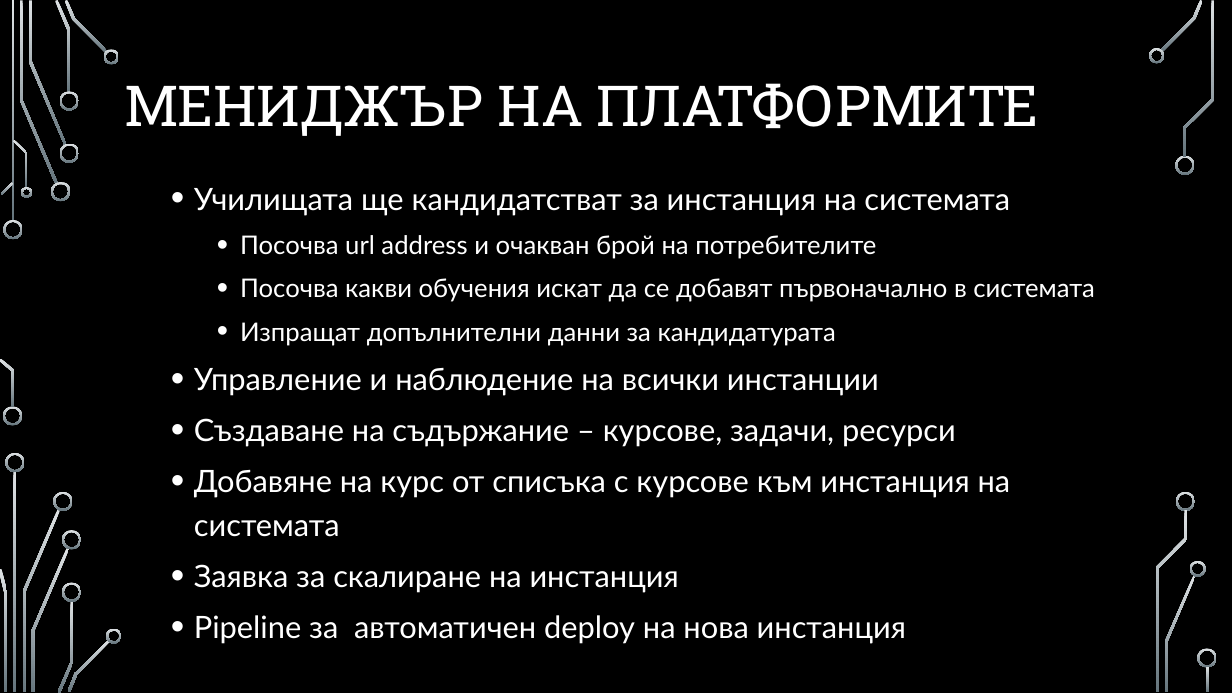
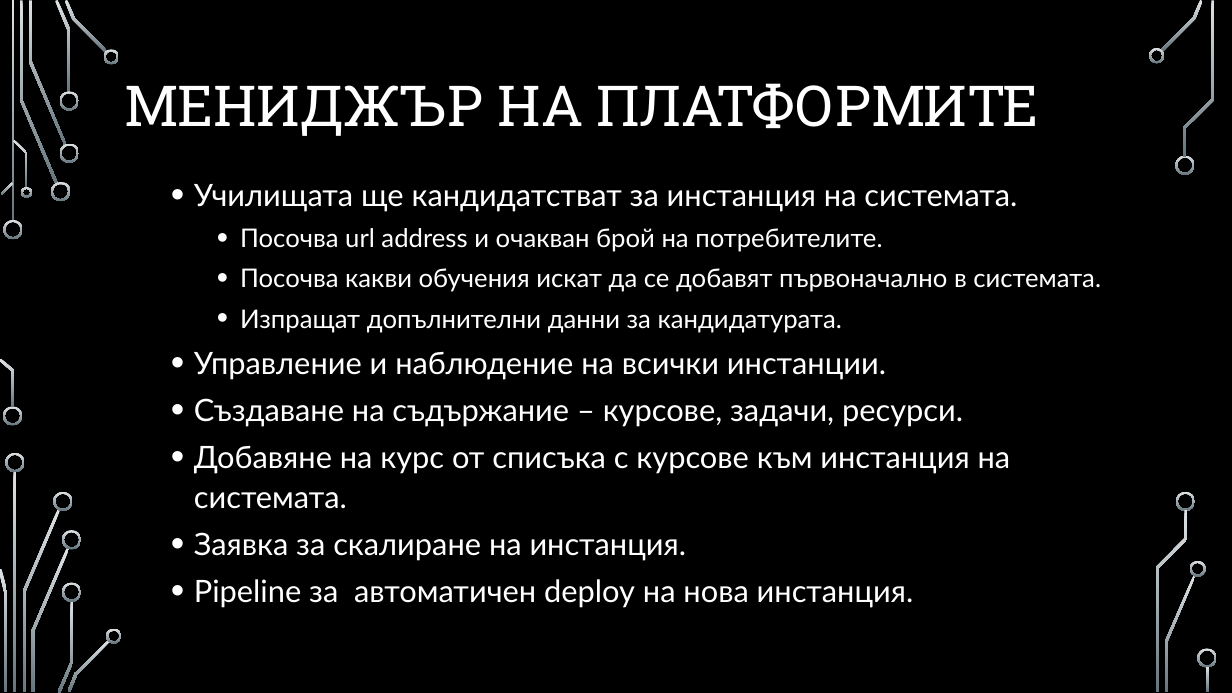
Before and after one commit to NaskoVasilev/JudgeSystem, a slide deck: slide 6 of Documentation/Next steps/How to improve Computer science education.pptx. Drawn at 1232x693 pixels with LibreOffice and Linux fonts; fonts in the diff are those of the drawing; background and template pictures are left out. Boxes give left, top, right and bottom in pixels: in the first picture for what was removed or moved away, otherwise in the second. Text is boxed around its words. In the diff, an @@ line names an element or a change of style, - is before the commit and + after.

```diff
--- a/Documentation/Next steps/How to improve Computer science education.pptx
+++ b/Documentation/Next steps/How to improve Computer science education.pptx
@@ text at bbox=[194, 184, 1101, 608]: text changed @@
-  • Училищата ще кандидатстват за инстанция на системата
-    • Посочва url address и очакван брой на потребителите
-    • Посочва какви обучения искат да се добавят първоначално в системата
-    • Изпращат допълнителни данни за кандидатурата
-  • Управление и наблюдение на всички инстанции
-  • Създаване на съдържание – курсове, задачи, ресурси
-  • Добавяне на курс от списъка с курсове към инстанция на системата
-  • Заявка за скалиране на инстанция
-  • Pipeline за автоматичен deploy на нова инстанция
+  • Училищата ще кандидатстват за инстанция на системата.
+    • Посочва url address и очакван брой на потребителите.
+    • Посочва какви обучения искат да се добавят първоначално в системата.
+    • Изпращат допълнителни данни за кандидатурата.
+  • Управление и наблюдение на всички инстанции.
+  • Създаване на съдържание – курсове, задачи, ресурси.
+  • Добавяне на курс от списъка с курсове към инстанция на системата.
+  • Заявка за скалиране на инстанция.
+  • Pipeline за автоматичен deploy на нова инстанция.
```
Also in this commit, not shown: 4 other slides changed, 1 other file.
